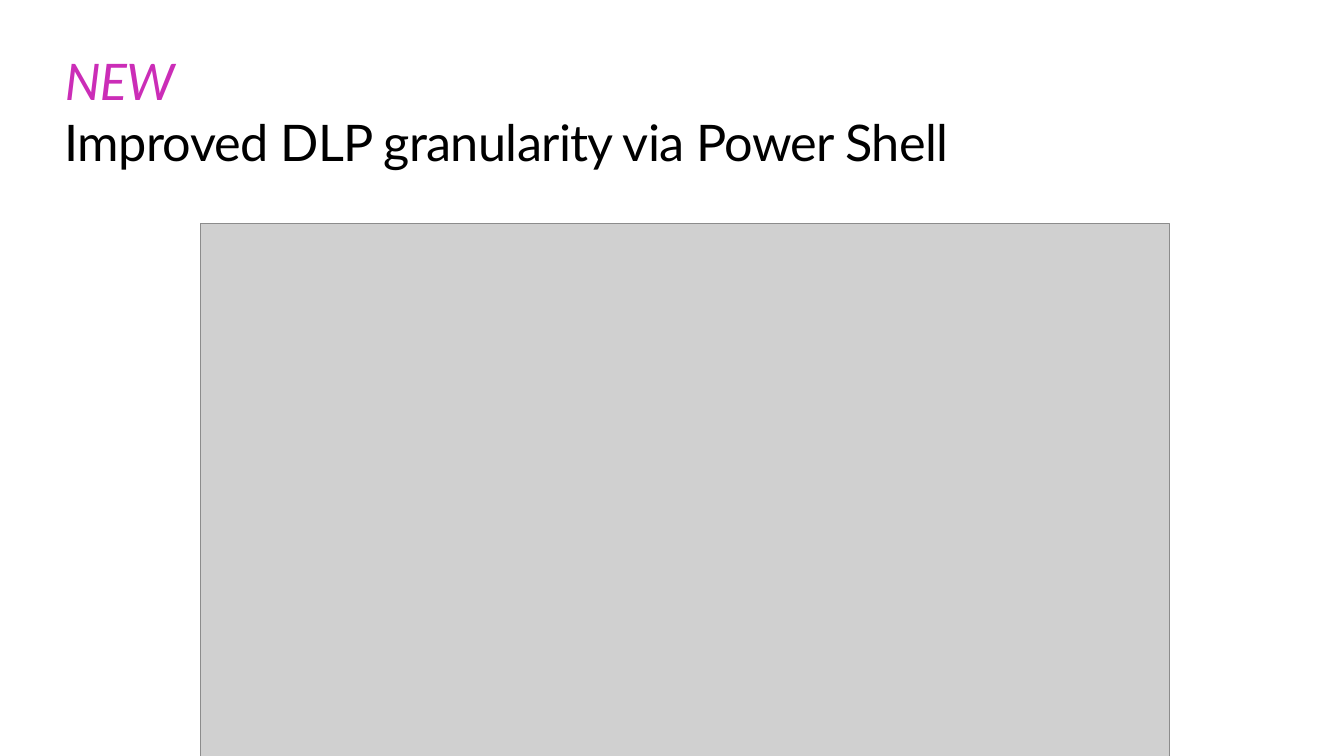
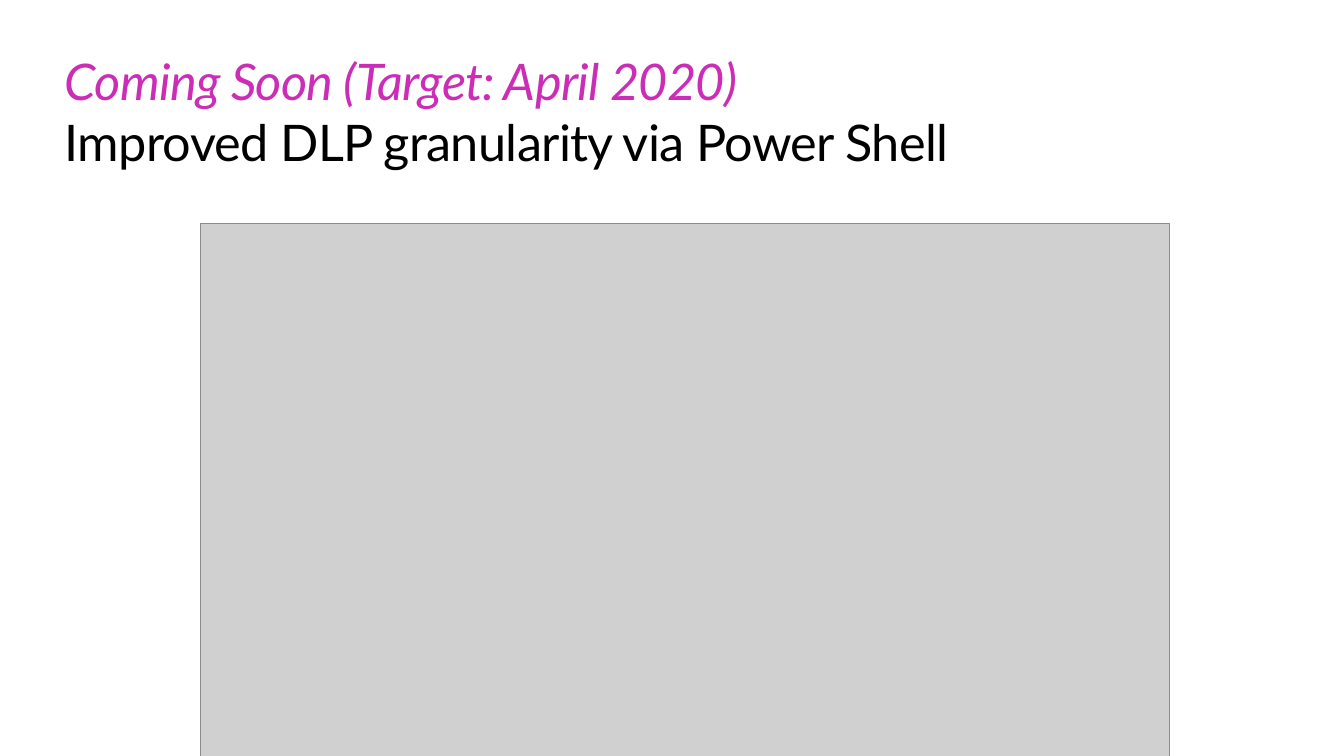
Before and after one commit to microsoft/powerapps-tools, a slide deck: slide 46 of Administration/AdminInADay/PPTs/01 Admin Overview.pptx. Drawn at 1344x756 pixels with LibreOffice and Linux fonts; fonts in the diff are those of the drawing; grey boxes stand for pictures; background and template pictures are left out. Boxes give left, top, right and bottom in pixels: in the first picture for what was removed or moved away, otherwise in the second. Text is boxed around its words. In the diff, an @@ line names an element or a change of style, - is before the commit and + after.

```diff
--- a/Administration/AdminInADay/PPTs/01 Admin Overview.pptx
+++ b/Administration/AdminInADay/PPTs/01 Admin Overview.pptx
@@ title at (65,61,949,171): text changed @@
-NEW
-Improved DLP granularity via Power Shell
+Coming Soon (Target: April 2020)
+Improved DLP granularity via Power Shell
```
Also in this commit, not shown: 1 other slide changed.
